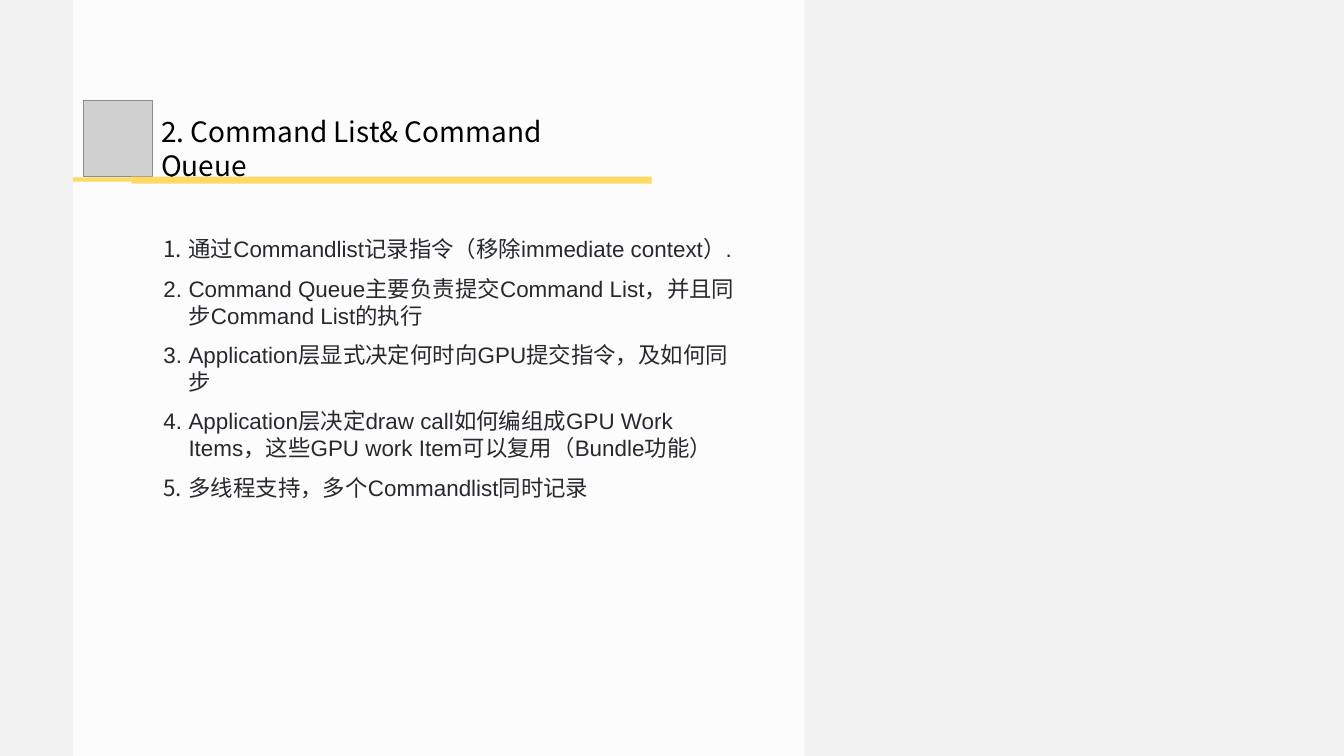
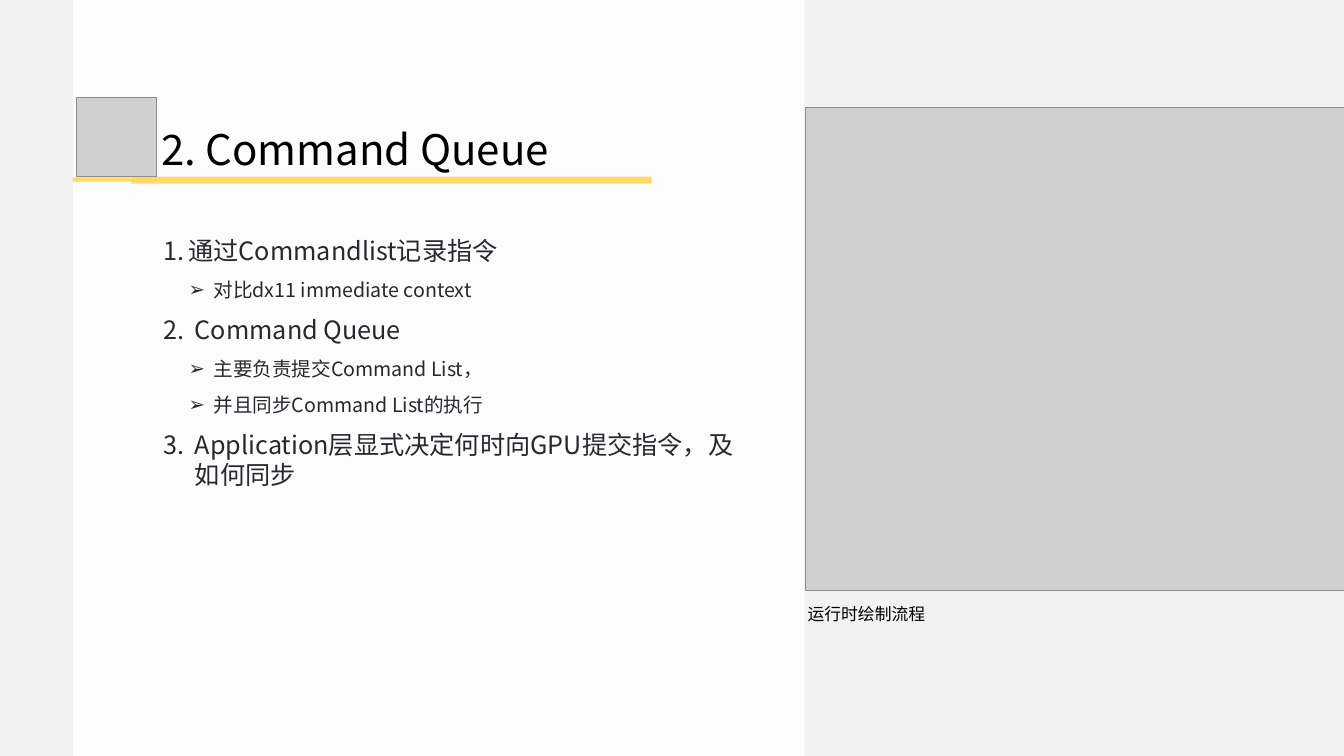
Before and after one commit to doomlover/KSGameEngineTutorials, a slide deck: slide 29 of PPTs/03.深入DX12绘制一.pptx. Drawn at 1344x756 pixels with LibreOffice and Linux fonts; fonts in the diff are those of the drawing; grey boxes stand for pictures. Boxes give left, top, right and bottom in pixels: in the first picture for what was removed or moved away, otherwise in the second. Text is boxed around its words. In the diff, an @@ line names an element or a change of style, - is before the commit and + after.

```diff
--- a/PPTs/03.深入DX12绘制一.pptx
+++ b/PPTs/03.深入DX12绘制一.pptx
@@ picture: place and size @@
-picture at box(84, 100, 152, 176)
+picture at box(77, 97, 156, 176)
@@ picture added at box(805, 107, 1344, 590) @@
@@ text at box(161, 131, 549, 173): text changed; size 40 to 60 pt; font Noto Sans CJK JP to Noto Sans CJK SC @@
-2. Command List& Command Queue
+2. Command Queue
@@ text at box(189, 239, 498, 414): text changed; size 32 to 28 pt; font Arial to Noto Sans CJK SC @@
-1. 通过Commandlist记录指令（移除immediate context）.
-2. Command Queue主要负责提交Command List，并且同步Command List的执行
+1. 通过Commandlist记录指令
+  ➢ 对比dx11 immediate context
+2. Command Queue
+  ➢ 主要负责提交Command List，
+  ➢ 并且同步Command List的执行
@@ text at box(189, 412, 712, 498): paragraphs removed @@
-4. Application层决定draw call如何编组成GPU Work Items，这些GPU work Item可以复用（Bundle功能）
-5. 多线程支持，多个Commandlist同时记录
@@ text at box(195, 433, 733, 486): size 32 to 36 pt, font Arial to Noto Sans CJK SC in "Application层显式决定何时向GPU提交指令，及如何同步"; indent changed @@
@@ text added at box(808, 606, 926, 622), 24 pt, text #000000 @@
+运行时绘制流程
```
Also in this commit, not shown: 18 other slides changed, 14 slides added, 15 slides removed, 1 other file.
